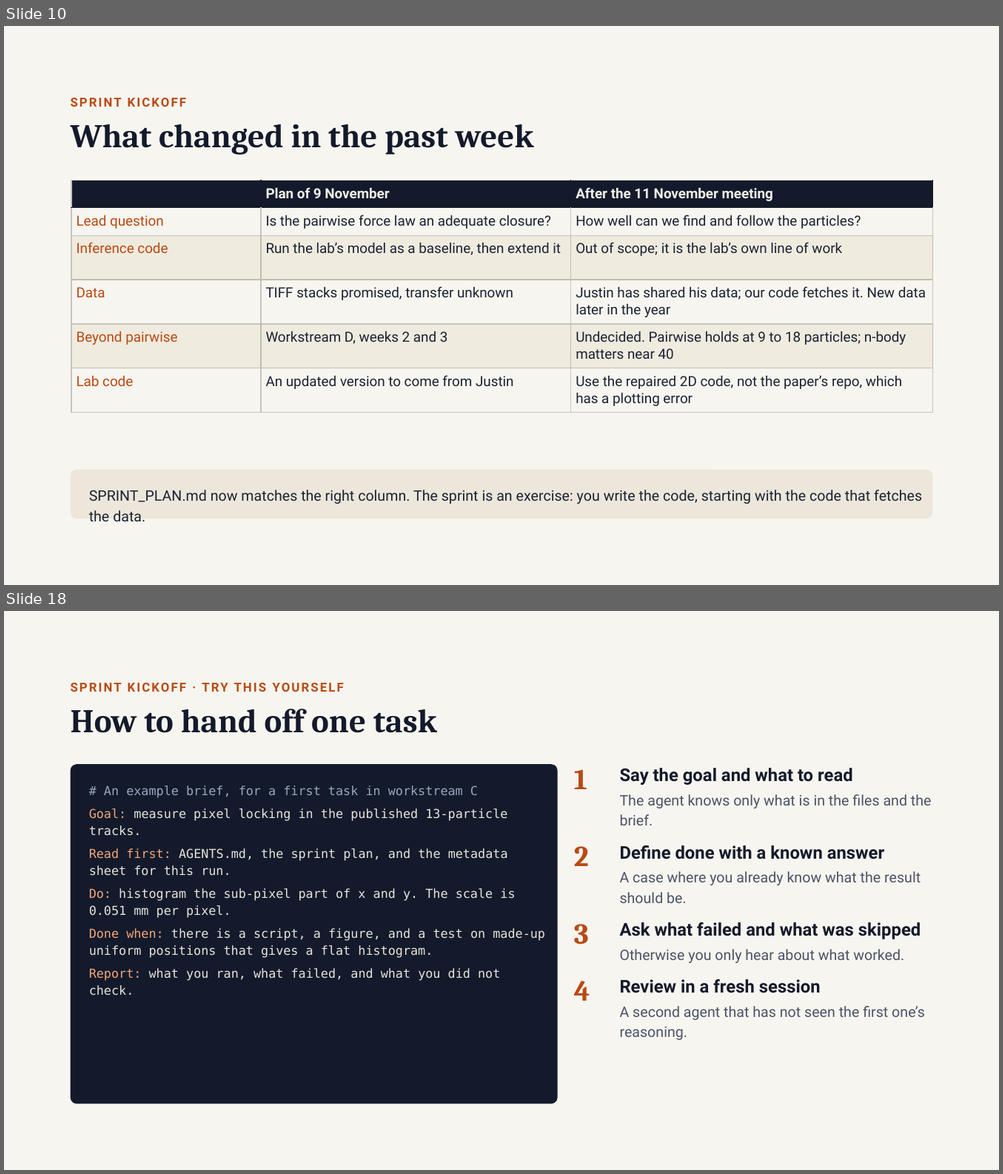
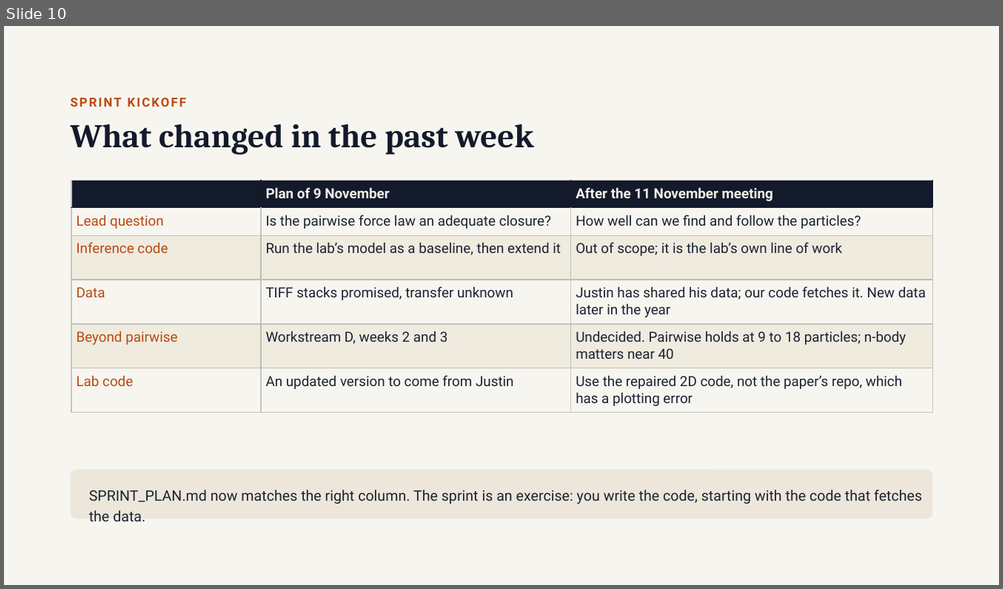
Before and after one commit to annacgilbert/TEMPEST-model-bake-off, a slide deck: shared/presentations/AI_agent_tutorial.pptx. Shown one above the other, each under a label of ours: slides 10 and 18 before the commit, slide 10 after it; the slides between them are not shown. The pictures are 1003x1174 and 1003x589 pixels, drawn with LibreOffice and Linux fonts; fonts in the diff are those of the drawing. Boxes give left, top, right and bottom in pixels: in the first picture for what was removed or moved away, otherwise in the second. Text is boxed around its words. In the diff, an @@ line names an element or a change of style, - is before the commit and + after.

```diff
--- a/shared/presentations/AI_agent_tutorial.pptx
+++ b/shared/presentations/AI_agent_tutorial.pptx
@@ slide 18 removed at [4, 611, 999, 1170], background #F7F5EF @@
@@ text removed at [71, 683, 344, 692] @@
-SPRINT KICKOFF · TRY THIS YOURSELF
@@ title removed at [71, 709, 437, 733] @@
-How to hand off one task
@@ rounded rectangle removed at [71, 765, 558, 1105] @@
@@ text removed at [104, 786, 478, 798] @@
-# An example brief, for a first task in workstream C
@@ text removed at [574, 769, 587, 789] @@
-1
@@ text removed at [620, 768, 853, 785] @@
-Say the goal and what to read
@@ text removed at [89, 809, 507, 835] @@
-Goal: measure pixel locking in the published 13-particle tracks.
@@ text removed at [620, 795, 931, 826] @@
-The agent knows only what is in the files and the brief.
@@ text removed at [89, 849, 508, 876] @@
-Read first: AGENTS.md, the sprint plan, and the metadata sheet for this run.
@@ text removed at [574, 846, 589, 866] @@
-2
@@ text removed at [620, 846, 884, 860] @@
-Define done with a known answer
@@ text removed at [620, 871, 920, 903] @@
-A case where you already know what the result should be.
@@ text removed at [89, 889, 515, 918] @@
-Do: histogram the sub-pixel part of x and y. The scale is 0.051 mm per pixel.
@@ text removed at [89, 928, 545, 958] @@
-Done when: there is a script, a figure, and a test on made-up uniform positions that gives a flat histogram.
@@ text removed at [574, 924, 589, 945] @@
-3
@@ text removed at [620, 923, 920, 940] @@
-Ask what failed and what was skipped
@@ text removed at [620, 949, 904, 963] @@
-Otherwise you only hear about what worked.
@@ text removed at [89, 968, 500, 996] @@
-Report: what you ran, what failed, and what you did not check.
@@ text removed at [574, 981, 590, 1001] @@
-4
@@ text removed at [620, 980, 820, 994] @@
-Review in a fresh session
@@ text removed at [620, 1006, 925, 1040] @@
-A second agent that has not seen the first one’s reasoning.
```
Also in this commit, not shown: 8 other slides removed, 1 other file.
